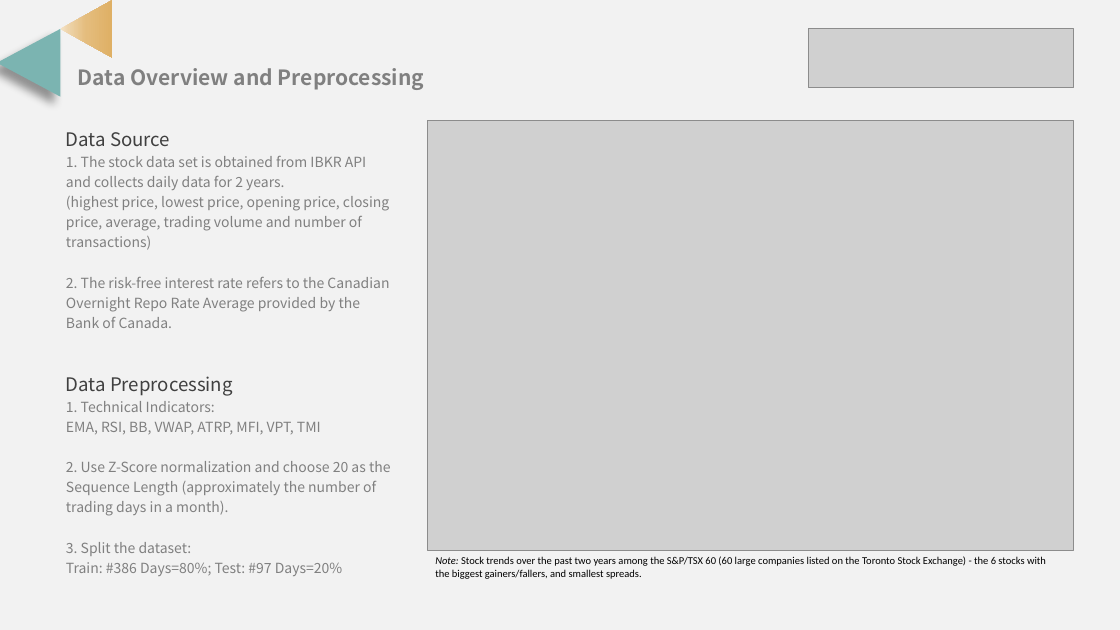
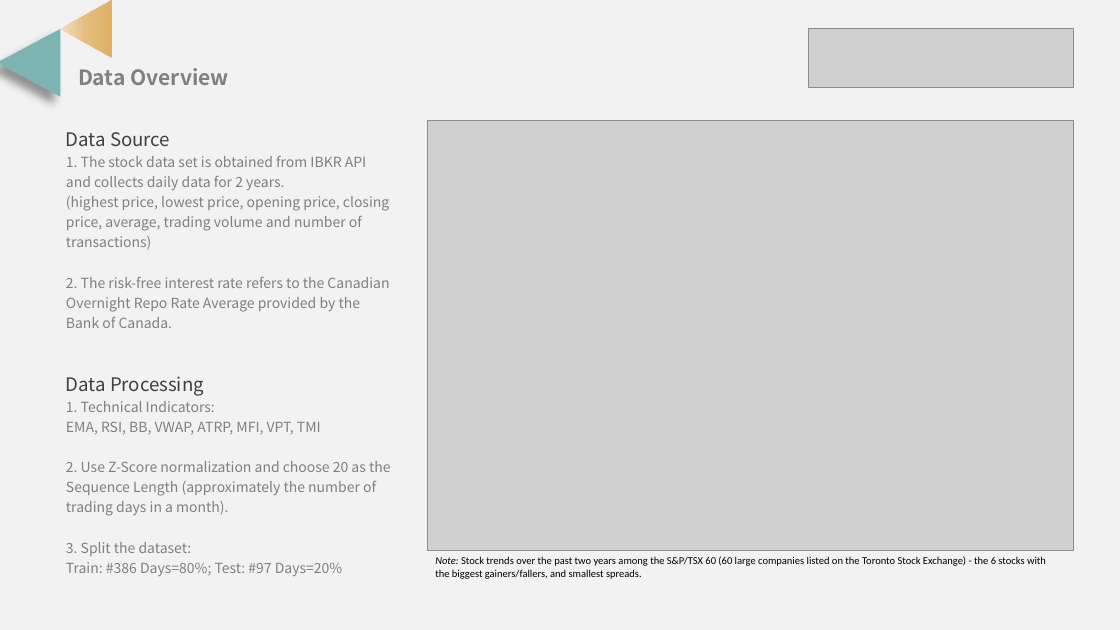
Before and after one commit to SigaoLi/UT_AI_Portfolio_Strategy_Optimization, a slide deck: slide 3 of SCS_3547_Term_Porject__Sigao_Li.pptx. Drawn at 1120x630 pixels with LibreOffice and Linux fonts; fonts in the diff are those of the drawing; grey boxes stand for pictures. Boxes give left, top, right and bottom in pixels: in the first picture for what was removed or moved away, otherwise in the second. Text is boxed around its words. In the diff, an @@ line names an element or a change of style, - is before the commit and + after.

```diff
--- a/SCS_3547_Term_Porject__Sigao_Li.pptx
+++ b/SCS_3547_Term_Porject__Sigao_Li.pptx
@@ text at [78, 68, 229, 85]: text changed @@
-Data Overview and Preprocessing
+Data Overview
@@ text at [66, 376, 215, 412]: text changed @@
-Data Preprocessing
-1. Technical Indicators:
+Data Processing
+1. Technical Indicators:
```
Also in this commit, not shown: 5 other slides changed.
